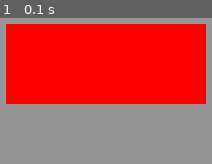
Above: before the commit, frame 1.
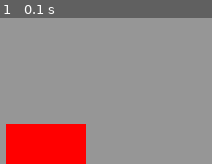
Above: after the commit, the same moment.

Repository: Walidheck/oc20-1
Game: pygame game, started from tutorial/rect1.py
The game is run twice, just before and just after one commit, with the same random seed, the same clock (stepped at 60 frames per second) and the same inputs.
Inputs:
- Up to frame 1 (0.1 s): no input

The runs differ from the first frame. In frame 1, 62% of the frame differs, in the area x 2-98%, y 4-100%.

Commit message:
add 3 folders

Diff:
--- a/tutorial/rect1.py
+++ b/tutorial/rect1.py
@@ -8,7 +8,10 @@
 pygame.init()
 screen = pygame.display.set_mode(SIZE)
 
-rect = Rect(50, 60, 200, 80)
+rect = Rect(50, 160, 80, 80)
+rect2 = Rect(200, 200, 100, 100)
+print(rect)
+
 print(f'x={rect.x}, y={rect.y}, w={rect.w}, h={rect.h}')
 print(f'left={rect.left}, top={rect.top}, right={rect.right}, bottom={rect.bottom}')
 print(f'center={rect.center}')
@@ -21,6 +24,7 @@
 
     screen.fill(GRAY)
     pygame.draw.rect(screen, RED, rect)
+    pygame.draw.rect(screen, RED, rect2)
     pygame.display.flip()
 
 pygame.quit()
Not shown, added: .DS_Store
